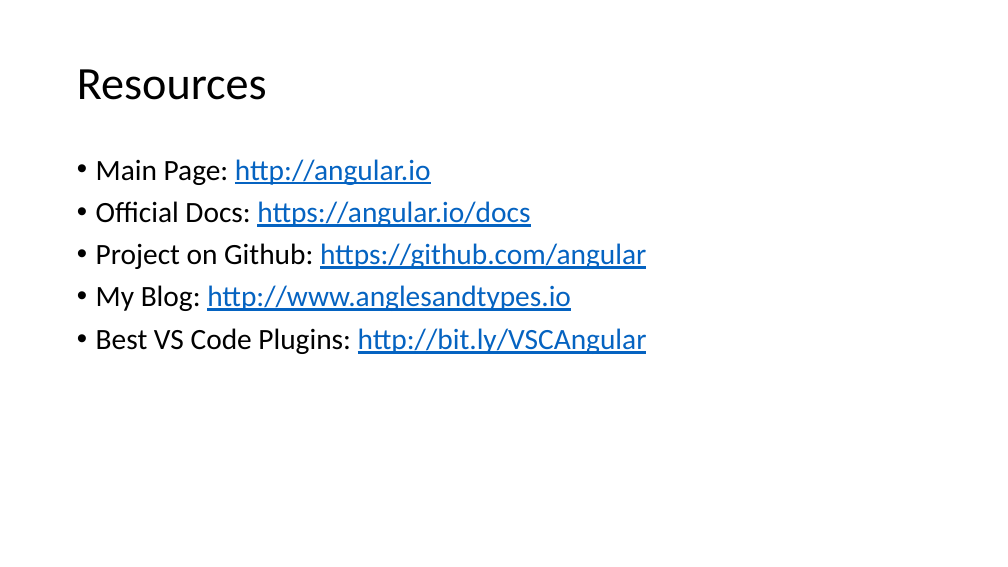
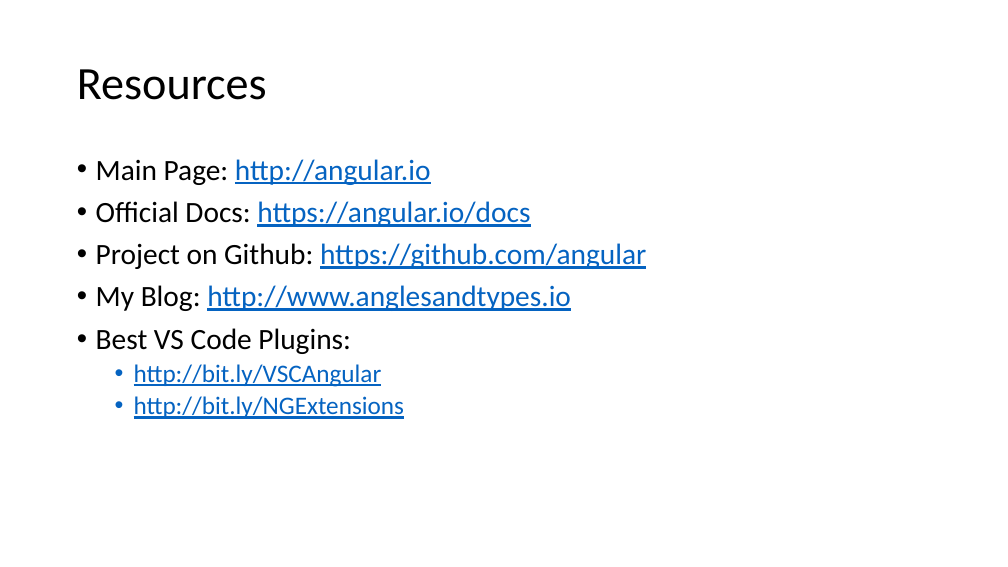
Before and after one commit to TechBash/TechBash2018, a slide deck: slide 15 of AngularForRankBeginners/Angular for Rank Beginners.pptx (slide 13 before the commit). Drawn at 1008x567 pixels with LibreOffice and Linux fonts; fonts in the diff are those of the drawing. Boxes give left, top, right and bottom in pixels: in the first picture for what was removed or moved away, otherwise in the second. Text is boxed around its words. In the diff, an @@ line names an element or a change of style, - is before the commit and + after.

Commit message:
Updated for final presentation

```diff
--- a/AngularForRankBeginners/Angular for Rank Beginners.pptx
+++ b/AngularForRankBeginners/Angular for Rank Beginners.pptx
@@ text at box(96, 328, 404, 419): text changed; size 28 to 24 pt @@
-• Best VS Code Plugins: http://bit.ly/VSCAngular
+• Best VS Code Plugins:
+  • http://bit.ly/VSCAngular
+  • http://bit.ly/NGExtensions
```
Also in this commit, not shown: 3 slides added, 2 slides removed.
